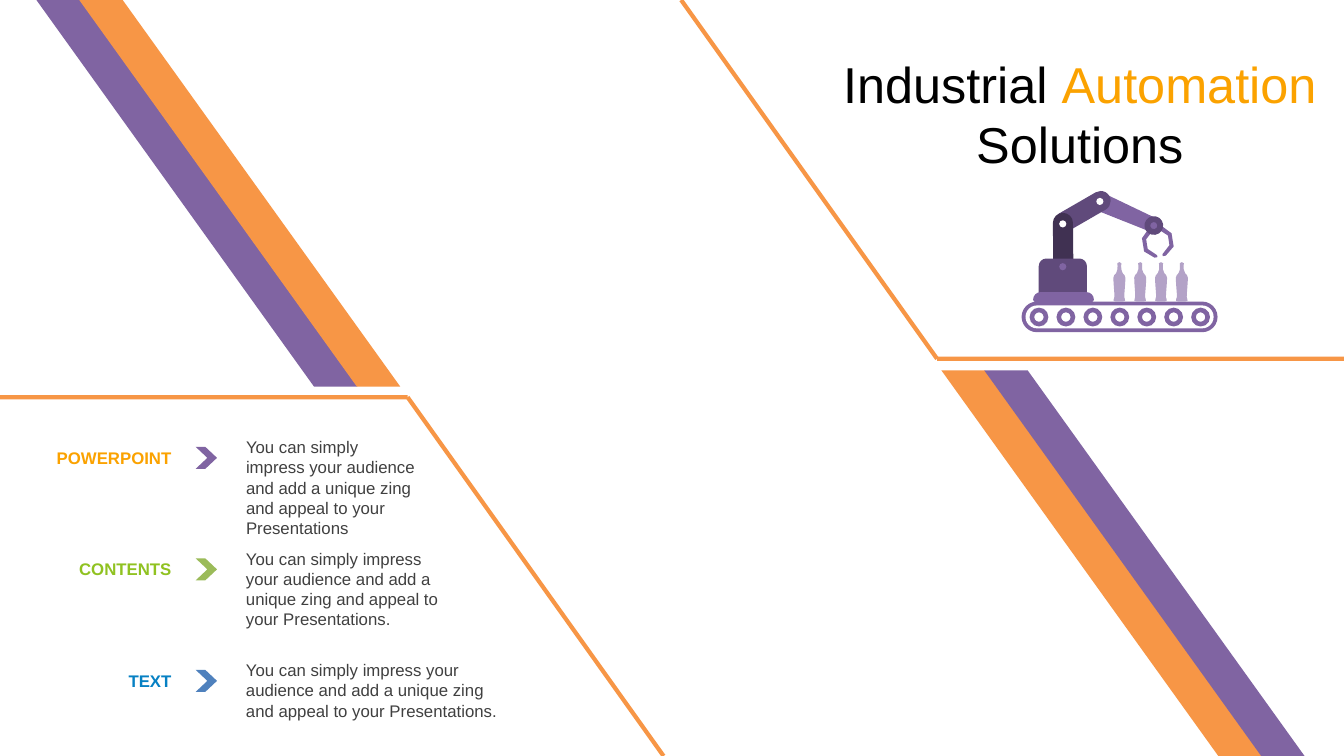
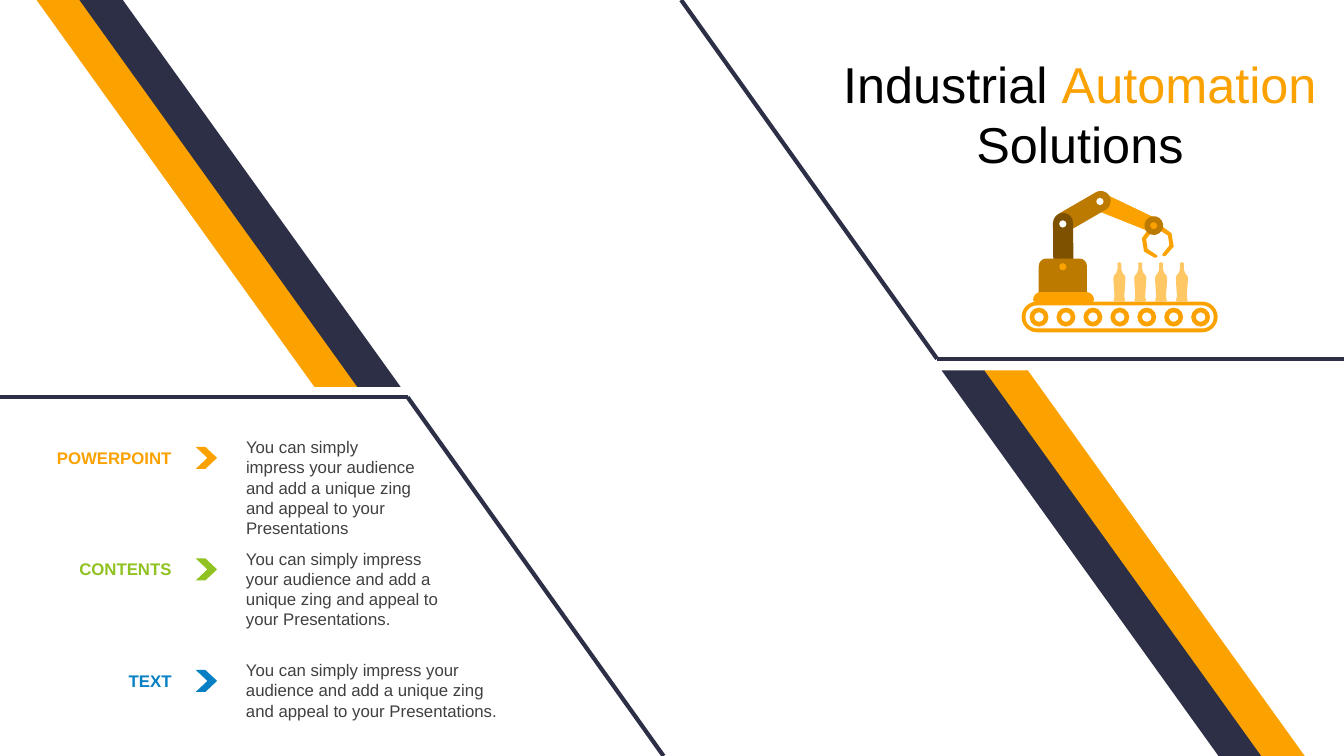
Before and after one commit to thanhlongvl/sportdemo, a slide deck: slide 16 of industry 4.0-Revolution-PowerPoint-Templates.pptx (slide 15 before the commit). Drawn at 1344x756 pixels with LibreOffice and Linux fonts; fonts in the diff are those of the drawing. Boxes give left, top, right and bottom in pixels: in the first picture for what was removed or moved away, otherwise in the second. Text is boxed around its words. In the diff, an @@ line names an element or a change of style, - is before the commit and + after.

```diff
--- a/industry 4.0-Revolution-PowerPoint-Templates.pptx
+++ b/industry 4.0-Revolution-PowerPoint-Templates.pptx
@@ parallelogram at (80,0,401,387): fill #F79646 to #2C2F45 @@
@@ line (682, 0) - (938, 359): stroke #F79646 3 pt to #2C2F45 3 pt @@
@@ freeform shape at (1027,209,1100,283): fill #403152 to #7E5100; outline redrawn @@
@@ rounded rectangle at (1051,188,1114,236): fill #604A7B to #BC7A00 @@
@@ freeform shape at (1096,198,1104,206): outline redrawn @@
@@ fill #8064A2 to #FBA200 in 7 elements at (36,0,358,387), (1142,228,1158,258), (1032,291,1094,302), (196,447,217,469), (985,370,1307,756), (1021,301,1218,332), (1096,193,1162,236) @@
@@ freeform shape at (1059,220,1067,228): outline redrawn @@
@@ freeform shape at (1144,216,1165,236): fill #604A7B to #BC7A00; outline redrawn @@
@@ freeform shape at (1160,226,1175,256): fill #8064A2 to #FBA200; outline redrawn @@
@@ freeform shape at (1038,258,1087,297): fill #604A7B to #BC7A00; outline redrawn @@
@@ freeform shape at (1059,262,1067,270): fill #8064A2 to #FBA200; outline redrawn @@
@@ freeform shape at (1155,262,1168,301): fill #B3A2C7 to #FFC864 @@
@@ fill #B3A2C7 to #FFC864; outline redrawn in 3 elements at (1114,262,1126,301), (1134,262,1146,301), (1177,262,1189,301) @@
@@ fill #8064A2 to #FBA200; proportions changed in 7 elements at (1029,308,1049,327), (1057,308,1076,327), (1084,308,1103,327), (1111,308,1130,327), (1137,308,1156,327), (1165,308,1184,327), (1192,308,1211,327) @@
@@ line (1344, 359) - (938, 359): stroke #F79646 3 pt to #2C2F45 3 pt @@
@@ parallelogram at (942,370,1263,756): fill #F79646 to #2C2F45 @@
@@ line (0, 397) - (407, 397): stroke #F79646 3 pt to #2C2F45 3 pt @@
@@ line (663, 756) - (407, 397): stroke #F79646 3 pt to #2C2F45 3 pt @@
@@ chevron at (196,559,217,581): fill #9BBB59 to #90C221 @@
@@ chevron at (196,670,217,693): fill #4F81BD to #0680C3 @@
```
Also in this commit, not shown: 46 other slides changed, 4 slides added, 3 slides removed.
